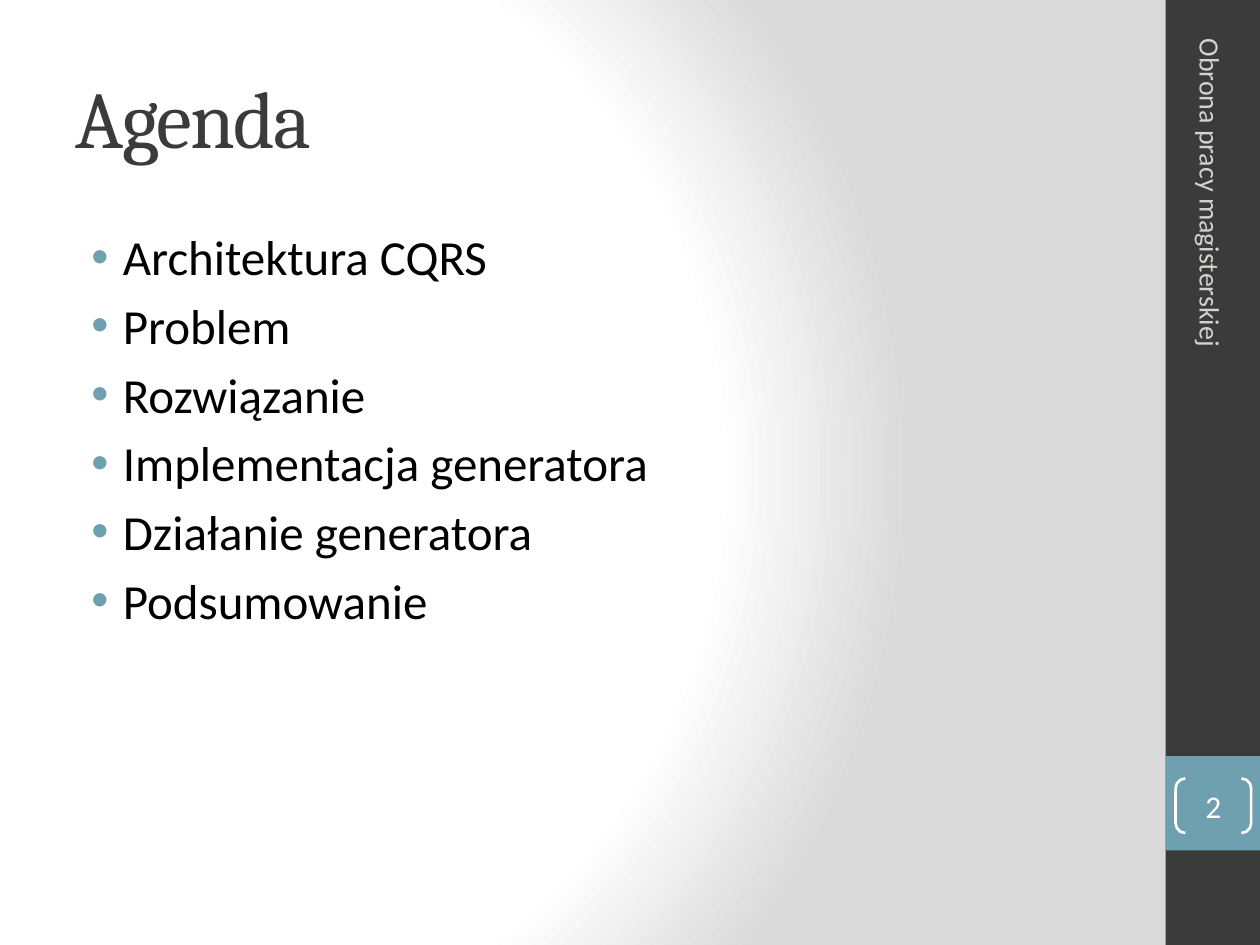
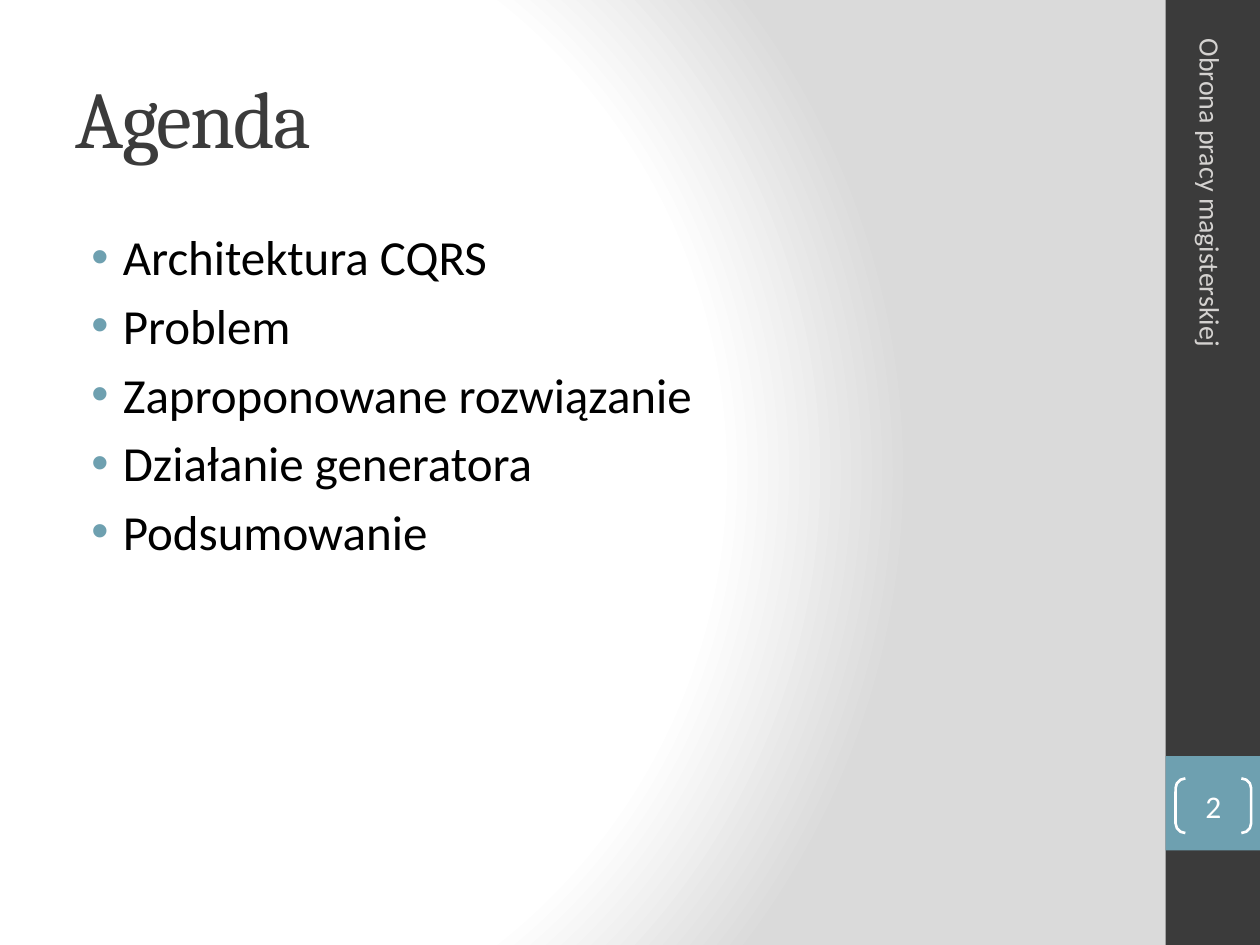
Before and after one commit to manisero/MasterThesis, a slide deck: slide 2 of thesis/presentation/presentation.pptx. Drawn at 1260x945 pixels with LibreOffice and Linux fonts; fonts in the diff are those of the drawing. Boxes give left, top, right and bottom in pixels: in the first picture for what was removed or moved away, otherwise in the second. Text is boxed around its words. In the diff, an @@ line names an element or a change of style, - is before the commit and + after.

```diff
--- a/thesis/presentation/presentation.pptx
+++ b/thesis/presentation/presentation.pptx
@@ text at (123,379,692,421): text changed @@
-• Rozwiązanie
-• Implementacja generatora
+• Zaproponowane rozwiązanie
```
Also in this commit, not shown: 3 other slides changed, 1 slide added.
